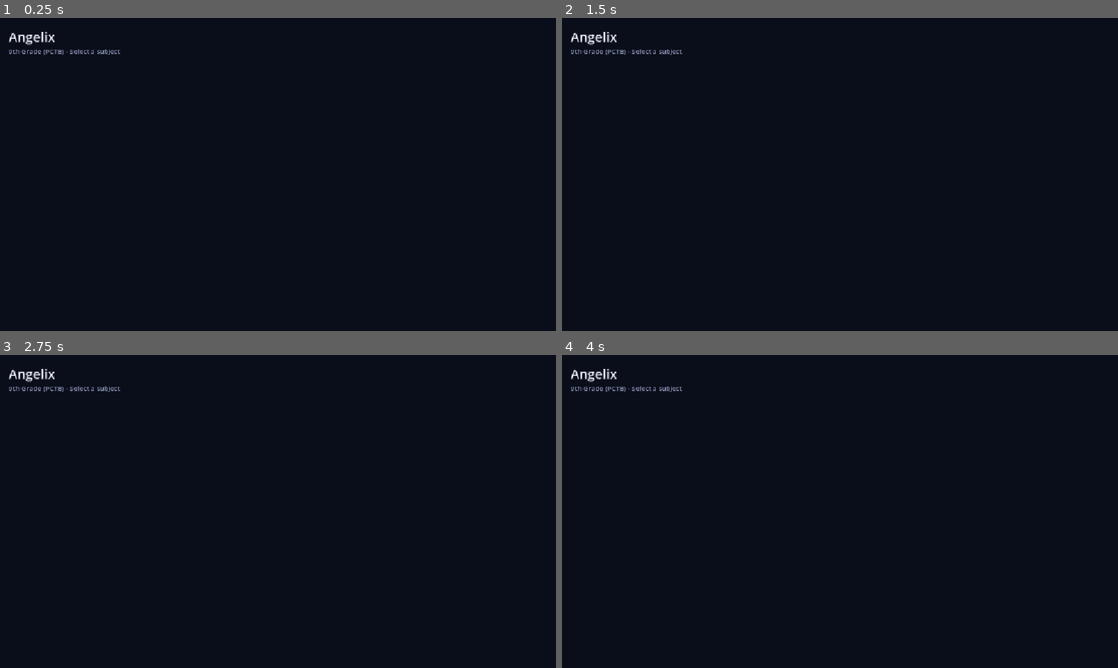
Above: before the commit, frames 1-4 (two rows, left to right).
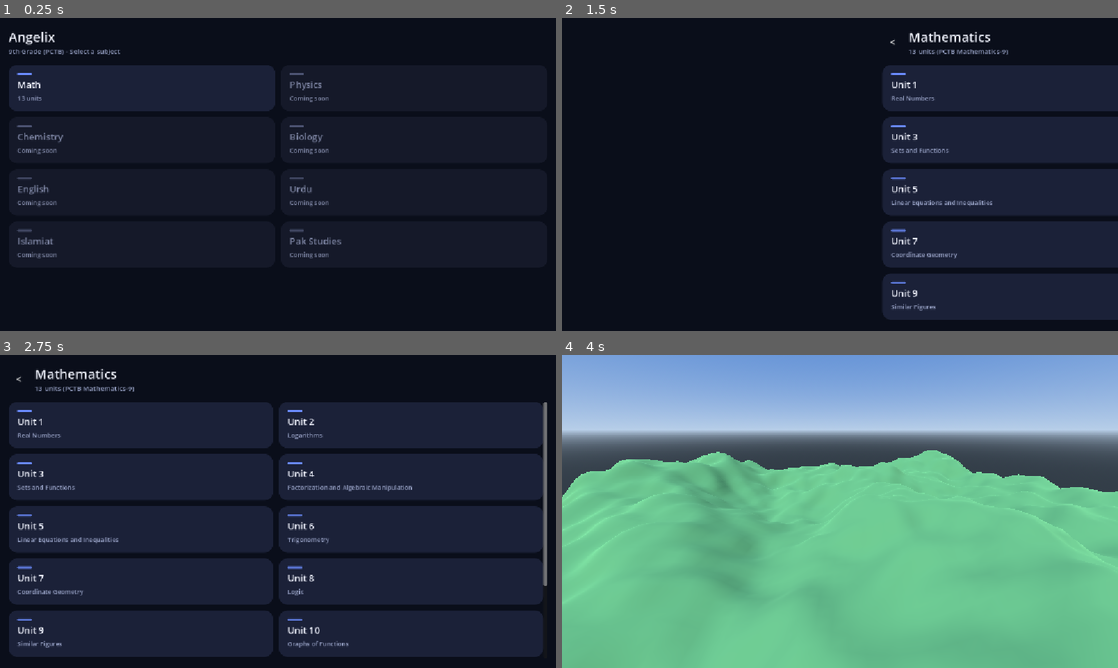
Above: after the commit, the same moments.

Repository: Afra-Batool407/Angelix_V1
Game: Godot game, scene res://scenes/ui_menu.tscn
Same seed, same stepped clock (60 frames per second), same inputs: the game is played once before the commit and once after it.
Inputs (mouse positions are in pixels of both pictures, inside the frame that each line leads up to):
- Up to frame 1 (0.25 s): no input
- Up to frame 2 (1.5 s): click (706, 86) at 0.52 s; click (578, 43) at 1.25 s, where only the run after the commit has a clickable "<"
- Up to frame 3 (2.75 s): click (144, 423) at 2.02 s
- Up to frame 4 (4 s): click (701, 423) at 2.77 s; click (973, 423) at 3.52 s

The runs differ from the first frame. In frame 1, 8.3% of the frame differs, in the area x 1-62%, y 15-77%; in frame 2, 32%; in frame 3, 70%; in frame 4, 100%, in the area x 0-100%, y 0-100%.
Error before the commit: Parse Error: Function "_card_style()" not found in base self. (res://scripts/menu_controller.gd:493)

Commit message:
Restore missing _card_style helper so menu script compiles
The curriculum rewrite dropped the StyleBoxFlat helper used by the
card stylebox overrides, causing a parser error at line 493. Re-add
it and verify all self-function calls resolve.

🤖 Generated with Codebuff
Co-Authored-By: Codebuff <noreply@codebuff.com>

Diff:
--- a/scripts/menu_controller.gd
+++ b/scripts/menu_controller.gd
@@ -537,3 +537,10 @@
 	if not Engine.is_editor_hint():
 		card.pressed.connect(_on_card_pressed.bind(String(entry["id"])))
 	return card
+
+
+func _card_style(bg: Color, radius: int) -> StyleBoxFlat:
+	var style := StyleBoxFlat.new()
+	style.bg_color = bg
+	style.set_corner_radius_all(radius)
+	return style
